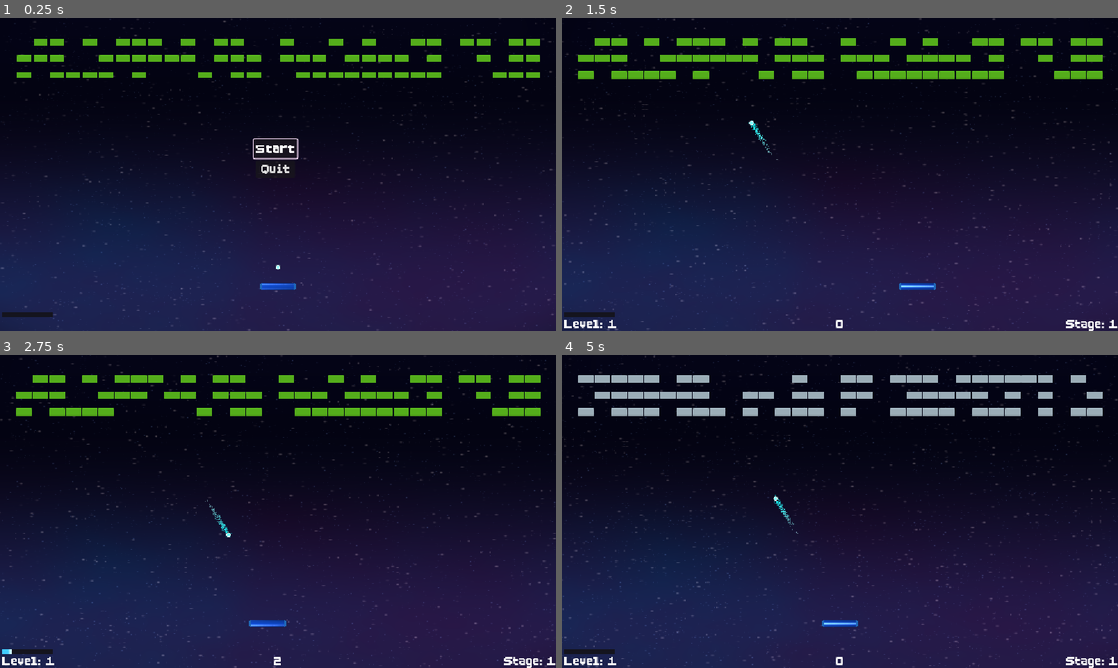
Above: before the commit, frames 1-4 (two rows, left to right).
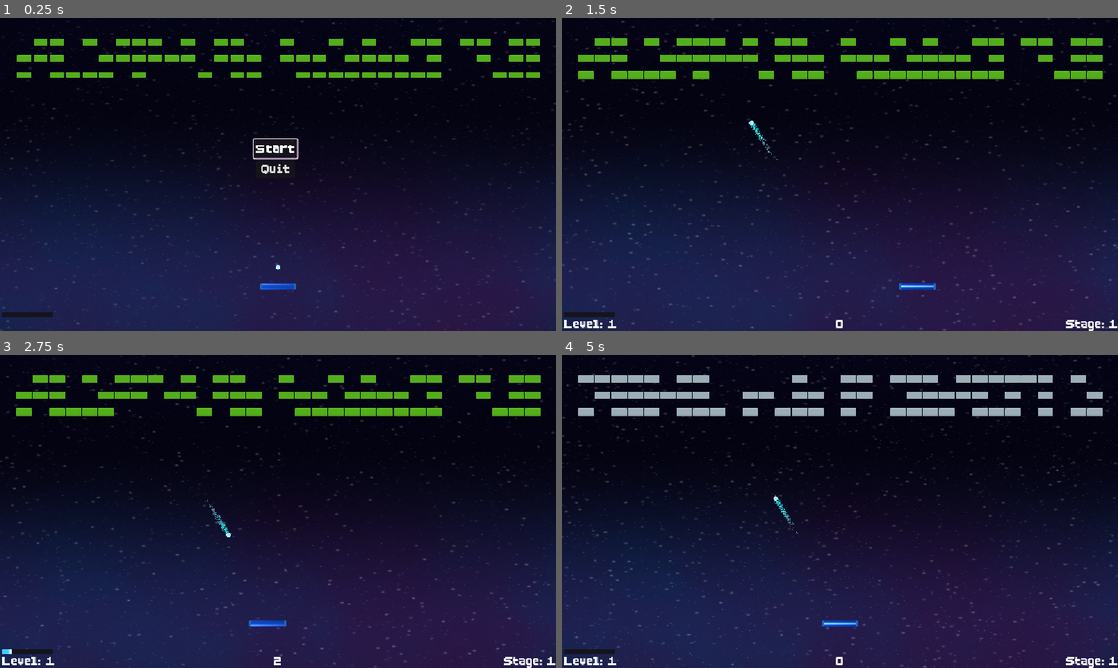
Above: after the commit, the same moments.

Repository: imtrippin/breakout-roguelike
Game: Godot game, scene res://scenes/main.tscn
Same seed, same stepped clock (60 frames per second), same inputs: the game is played once before the commit and once after it.
Inputs (mouse positions are in pixels of both pictures, inside the frame that each line leads up to):
- Up to frame 1 (0.25 s): no input
- Up to frame 2 (1.5 s): click "Start" at 0.5 s; move the mouse to (962, 158) at 1.27 s; hold D (move_right) from 1.28 s (still down)
- Up to frame 3 (2.75 s): move the mouse to (166, 527) at 2.02 s; release D (move_right) at 2.03 s; hold A (move_left) from 2.03 s (still down)
- Up to frame 4 (5 s): move the mouse to (895, 442) at 2.77 s; release A (move_left) at 2.78 s; hold D (move_right) 2.78-4.25 s; move the mouse to (812, 574) at 3.52 s; click "Start" at 4.25 s

The runs differ from the first frame. In frame 1, 1.0% of the frame differs, in the area x 0-100%, y 0-100%; in frame 2, 1.7%; in frame 3, 1.6%; in frame 4, 2.2%.

Commit message:
Double XP

Diff:
--- a/materials_and_shaders/night_sky.gdshader
+++ b/materials_and_shaders/night_sky.gdshader
@@ -13,24 +13,21 @@
 uniform vec4 star_color_big   : source_color = vec4(1.2, 1.1, 1.0, 1.0);
 uniform vec4 star_color_small : source_color = vec4(0.7, 0.9, 1.2, 1.0);
 
-// density = how many cells across screen
 uniform float star_density_big   = 55.0;
 uniform float star_density_small = 110.0;
 
-// twinkle + scroll
 uniform float twinkle_speed_big   = 2.0;
 uniform float twinkle_speed_small = 4.5;
 uniform float drift_big   = 0.01;
 uniform float drift_small = 0.02;
 
-// overall star brightness
 uniform float star_intensity = 1.5;
 
 // ---------- VIGNETTE ----------
 uniform float vignette_strength = 0.7;
 
 
-// --- noise helpers ---
+// -------- noise helpers --------
 float hash(vec2 p) {
     p = fract(p * vec2(123.34, 456.21));
     p += dot(p, p + 45.32);
@@ -58,35 +55,49 @@
     float a = 0.5;
     for (int i = 0; i < 5; i++) {
         v += noise(p) * a;
-        p *= 2.0;
+        // rotate + scale each octave to break straight lines
+        mat2 rot = mat2(
+            vec2(0.8, 0.6),
+            vec2(-0.6, 0.8)
+        );
+        p = rot * p * 1.9;
         a *= 0.5;
     }
     return v;
 }
 
-// star layer with jittered positions so the grid isn’t obvious
+// star layer with jitter + rotated grid to hide visible cell lines
 vec3 star_layer(vec2 uv, float density, float drift, float twinkle_speed, vec4 col) {
     uv.x += TIME * drift;
 
-    vec2 grid_pos = uv * density;
+    // rotate grid so it isn't aligned to screen axes
+    mat2 rot = mat2(
+        vec2(0.93, 0.36),
+        vec2(-0.36, 0.93)
+    );
+    vec2 grid_pos = rot * uv * density;
+
     vec2 cell = floor(grid_pos);
+    vec2 cell_center = cell + 0.5;
 
-    // jitter each star inside the cell so you don't feel the square grid
+    // jitter star inside the cell
     vec2 jitter = vec2(
-        hash(cell + vec2(3.1, 5.7)),
-        hash(cell + vec2(7.3, 2.9))
-    );
-    vec2 cell_uv = fract(grid_pos + jitter) - 0.5;
+        hash(cell + 3.1),
+        hash(cell + 7.3)
+    ) - 0.5;
+
+    vec2 star_pos = cell_center + jitter * 0.8;
+    vec2 cell_uv = grid_pos - star_pos;
 
     float rnd = hash(cell);
 
     // only some cells get stars
-    float has_star = step(0.8, rnd);
+    float has_star = step(0.82, rnd);
 
     float dist = length(cell_uv);
-    float core = smoothstep(0.25, 0.0, dist);
+    float core = smoothstep(0.28, 0.0, dist);
 
-    float twinkle = 0.5 + 0.5 * sin(TIME * twinkle_speed + rnd * 25.0);
+    float twinkle = 0.6 + 0.4 * sin(TIME * twinkle_speed + rnd * 25.0);
 
     float brightness = core * twinkle * has_star * star_intensity;
 
@@ -95,39 +106,38 @@
 
 
 void fragment() {
-    // background gradient
-    vec4 sky = mix(sky_bottom, sky_top, UV.y);
+    // ColorRect UV (0–1 across rect)
+    vec2 uv = UV;
+
+    // ---------- gradient sky ----------
+    vec4 sky = mix(sky_bottom, sky_top, uv.y);
     vec3 col = sky.rgb;
 
-    // ------------- NEBULA (scrambled FBM so you don't see square tiles) -------------
-    vec2 n_uv = (UV - 0.5) * 3.0;
-
-    // rotation matrix must use vec2, vec2 in Godot
-    mat2 rot = mat2(
-        vec2(0.8, 0.6),
-        vec2(-0.6, 0.8)
-    );
-
-    float n1 = fbm(n_uv + vec2(TIME * 0.02, -TIME * 0.015));
-    float n2 = fbm(rot * n_uv + vec2(-TIME * 0.015, TIME * 0.01));
+    // ---------- NEBULA ----------
+    vec2 n_uv = (uv - 0.5) * vec2(3.3, 2.4);
+    float n1 = fbm(n_uv + vec2(TIME * 0.015, -TIME * 0.011));
+    float n2 = fbm(n_uv * 1.7 + vec2(-TIME * 0.009, TIME * 0.013));
     float neb = (n1 + n2) * 0.5;
 
-    // make it a bit smoother, less blocky
-    neb = pow(neb, 1.4);
+    neb = pow(neb, 1.4); // smooth out
 
     vec3 nebula = mix(nebula_color_1.rgb, nebula_color_2.rgb, neb);
-    float nebula_mask = smoothstep(0.2, 0.9, UV.y);
+    float nebula_mask = smoothstep(0.25, 0.9, uv.y);
     col += nebula * nebula_intensity * nebula_mask;
 
-    // ------------- STARS -------------
-    vec3 big_stars   = star_layer(UV, star_density_big,   drift_big,   twinkle_speed_big,   star_color_big);
-    vec3 small_stars = star_layer(UV, star_density_small, drift_small, twinkle_speed_small, star_color_small);
+    // ---------- STARS ----------
+    vec3 big_stars   = star_layer(uv, star_density_big,   drift_big,   twinkle_speed_big,   star_color_big);
+    vec3 small_stars = star_layer(uv, star_density_small, drift_small, twinkle_speed_small, star_color_small);
 
     col += big_stars;
     col += small_stars * 0.7;
 
-    // ------------- VIGNETTE -------------
-    vec2 centered = UV - 0.5;
+    // ---------- subtle dithering to reduce banding ----------
+    float dither = (hash(uv * vec2(1024.0, 768.0)) - 0.5) * 0.01;
+    col += vec3(dither);
+
+    // ---------- VIGNETTE ----------
+    vec2 centered = uv - 0.5;
     float vign = 1.0 - smoothstep(0.6, 0.95, length(centered));
     col *= mix(1.0 - vignette_strength, 1.0, vign);
 
--- a/projectile/projectile.gd
+++ b/projectile/projectile.gd
@@ -62,7 +62,6 @@
 func _play_wall_hit_sound() -> void:
 	wall_hit_sound.play()
 
-
 func die_in_void() -> void:
 	if not is_active:
 		return
@@ -80,11 +79,9 @@
 func enable_heavy_mode() -> void:
 	heavy_mode = true
 
-
 func enable_chain_lightning() -> void:
 	chain_lightning = true
 	chain_lightning_unlocked = true
-
 
 func _bounce_off_paddle(paddle: Node2D) -> void:
 	var paddle_width := 100.0 # ideally match your paddle sprite width
--- a/scenes/upgrade_menu.gd
+++ b/scenes/upgrade_menu.gd
@@ -14,7 +14,6 @@
 var all_upgrades: Array = []
 var current_choices: Array = []
 
-# Called when the node enters the scene tree for the first time.
 func _ready() -> void:
 	_build_upgrade_pool()
 
@@ -94,9 +93,9 @@
 					b.enable_chain_lightning()
 	},
 	{
-		"name": "Upgrade 6",
+		"name": "Double XP",
 		"apply": func() -> void:
-			pass
+			GameManager.enable_double_xp()
 	}
 ]
 
--- a/scripts/brick.gd
+++ b/scripts/brick.gd
@@ -10,7 +10,6 @@
 	if is_dead:
 		return
 	is_dead = true
-
 	GameManager.add_points(1)
 	combo_manager.register_brick_hit()
 	$AudioStreamPlayer2D.pitch_scale = randf_range(.5, 1.5)
--- a/scripts/game_manager.gd
+++ b/scripts/game_manager.gd
@@ -4,6 +4,7 @@
 
 var score: int = 0
 var level: int = 1
+var xp_multiplier: int = 1
 var _displayed_fill: float = 0.0
 var ball_count: int = 0   # how many balls are currently alive
 
@@ -18,7 +19,7 @@
 	score = 0
 	level = 1
 	ball_count = 0
-
+	xp_multiplier = 1
 	ProgressionManager.level = 1
 	ProgressionManager.xp = 0
 	ProgressionManager.xp_to_level = 10
@@ -26,7 +27,7 @@
 	_update_xp_bar(true)
 
 func add_points(points: int) -> void:
-	score += points
+	score += points * xp_multiplier
 	ProgressionManager.add_xp(points)
 
 
@@ -64,6 +65,9 @@
 	reset_run()
 	get_tree().reload_current_scene()
 
+func enable_double_xp() -> void:
+	xp_multiplier = 2.0
+
 func _update_xp_bar(force := false) -> void:
 	var target_fill := 0.0
 	if ProgressionManager.xp_to_level > 0:
